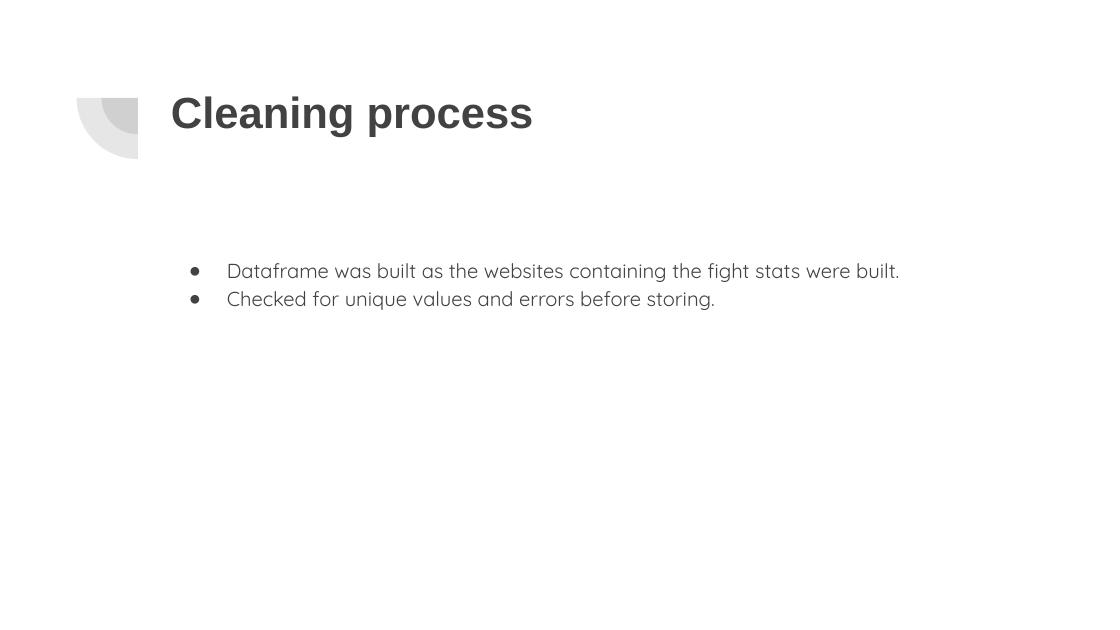
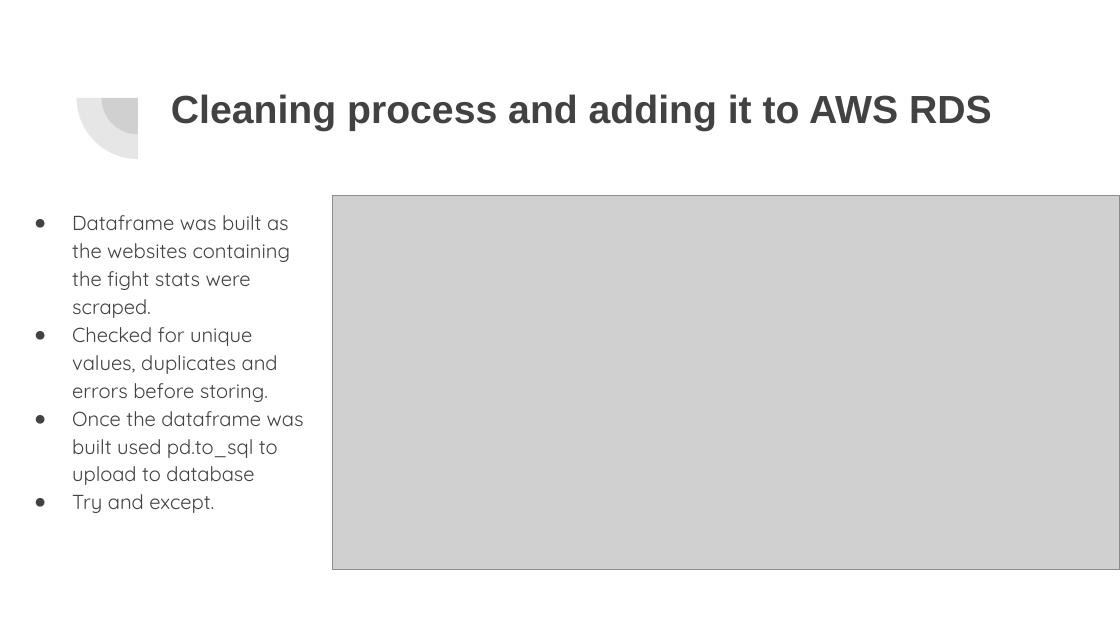
Before and after one commit to MIGUEL-LO/project_1_web_scrapping, a slide deck: slide 7 of Data Pipeline for MMA.pptx. Drawn at 1120x630 pixels with LibreOffice and Linux fonts; fonts in the diff are those of the drawing; grey boxes stand for pictures. Boxes give left, top, right and bottom in pixels: in the first picture for what was removed or moved away, otherwise in the second. Text is boxed around its words. In the diff, an @@ line names an element or a change of style, - is before the commit and + after.

```diff
--- a/Data Pipeline for MMA.pptx
+++ b/Data Pipeline for MMA.pptx
@@ title at [171,94,992,131]: text changed; size 28 to 25.2 pt @@
-Cleaning process
+Cleaning process and adding it to AWS RDS
@@ picture added at [333,196,1120,569] @@
@@ text at [72,215,304,513]: text changed @@
-● Dataframe was built as the websites containing the fight stats were built.
-● Checked for unique values and errors before storing.
+● Dataframe was built as the websites containing the fight stats were scraped.
+● Checked for unique values, duplicates and errors before storing.
+● Once the dataframe was built used pd.to_sql to upload to database
+● Try and except.
```
Also in this commit, not shown: 6 other slides changed, 3 slides added.
